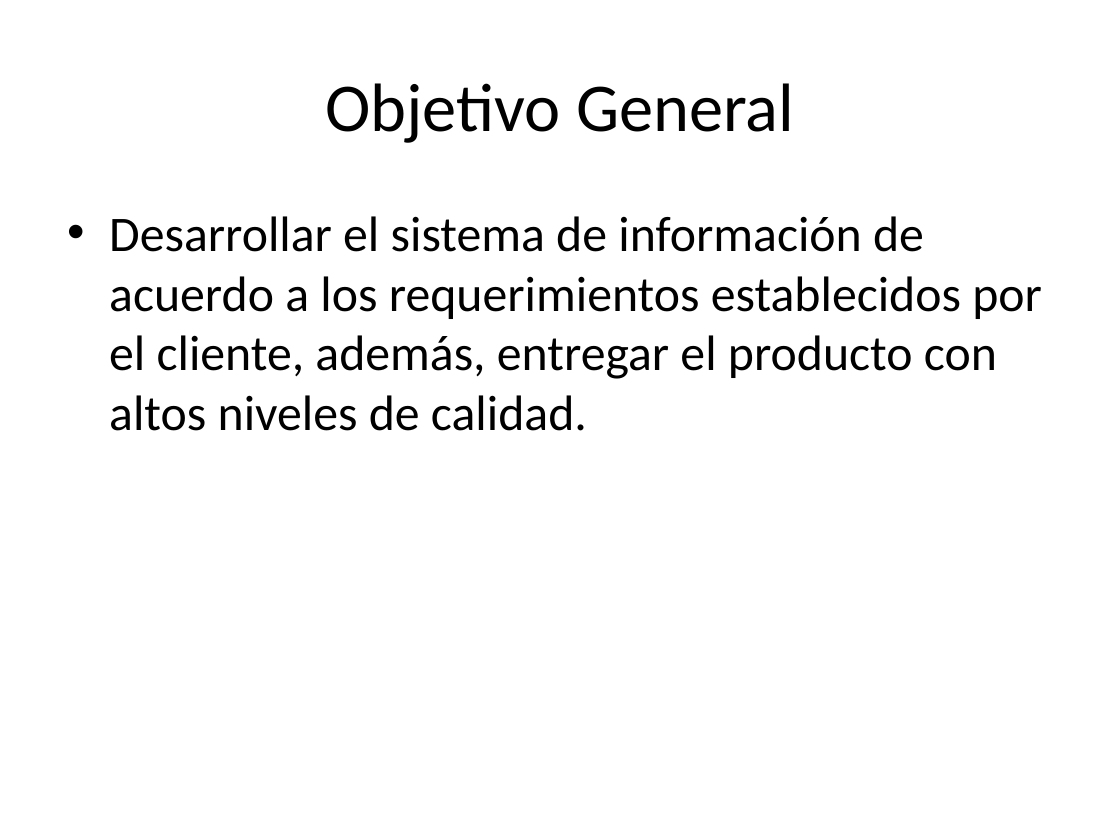
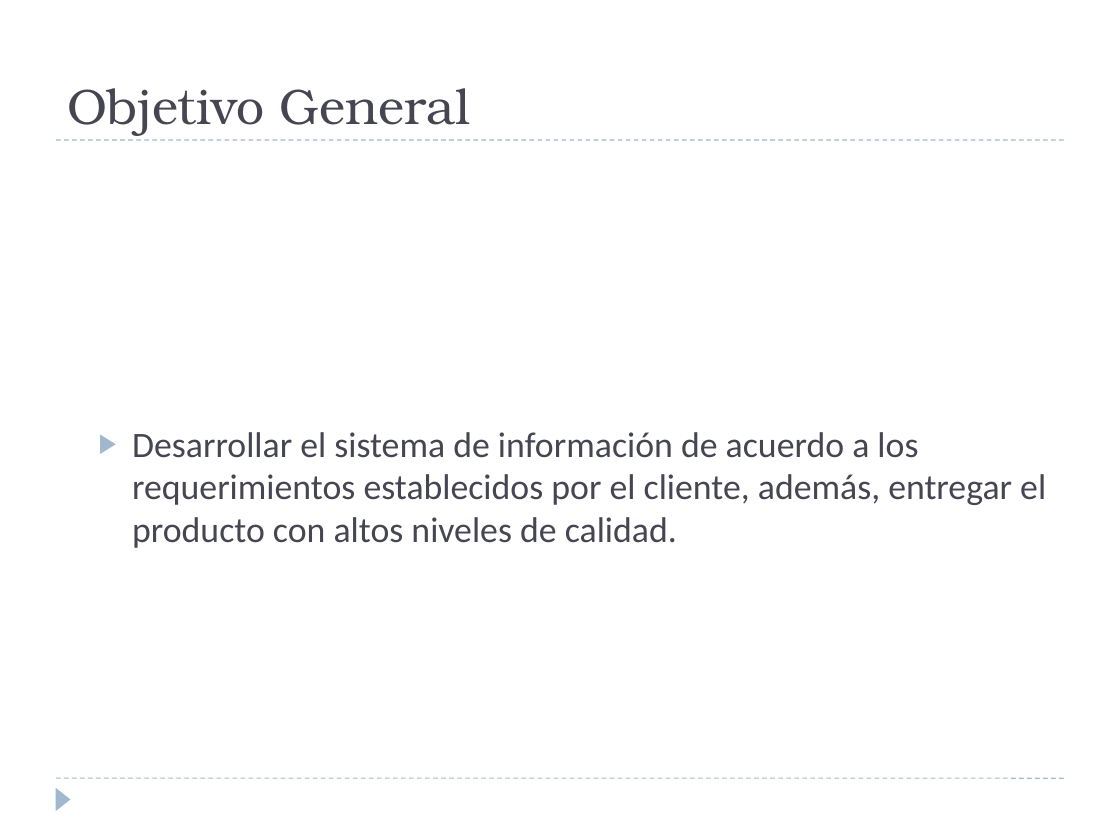
Before and after one commit to heberjp/proyecto-tsp-sistema-comidas-rapidas, a slide deck: slide 2 of 1 - Planeacion/2 - Estrategia/Vison General TCP.pptx. Drawn at 1120x840 pixels with LibreOffice and Linux fonts; fonts in the diff are those of the drawing. Boxes give left, top, right and bottom in pixels: in the first picture for what was removed or moved away, otherwise in the second. Text is boxed around its words. In the diff, an @@ line names an element or a change of style, - is before the commit and + after.

```diff
--- a/1 - Planeacion/2 - Estrategia/Vison General TCP.pptx
+++ b/1 - Planeacion/2 - Estrategia/Vison General TCP.pptx
@@ title "Objetivo General": place and size @@
-title "Objetivo General" at [325,83,794,143]
+title "Objetivo General" at [67,88,470,136]
@@ title "Objetivo General" at [67,88,470,136]: size 44 to 32 pt, font Calibri to TeX Gyre Bonum, text colour #000000 to #464653; alignment centre to left; vertical alignment middle to bottom @@
@@ line added from (56, 140) to (1064, 140), #9FB8CD 0.75 pt dashed @@
@@ text "Desarrollar el sistema de información ...": place and size @@
-text "Desarrollar el sistema de información ..." at [109,216,1042,431]
+text "Desarrollar el sistema de información ..." at [132,432,1046,548]
@@ text "Desarrollar el sistema de información ..." at [132,432,1046,548]: size 32 to 23 pt, text colour #000000 to #464653; bullet • to ▶; list level 1 to 2 in "Desarrollar el sistema de información ..."; vertical alignment top to middle @@
@@ line added from (56, 778) to (1064, 778), #9FB8CD 0.75 pt dashed @@
@@ triangle added at [56,787,71,811], fill #9FB8CD @@
```
Also in this commit, not shown: 10 other slides changed, 9 slides added, 7 slides removed.
